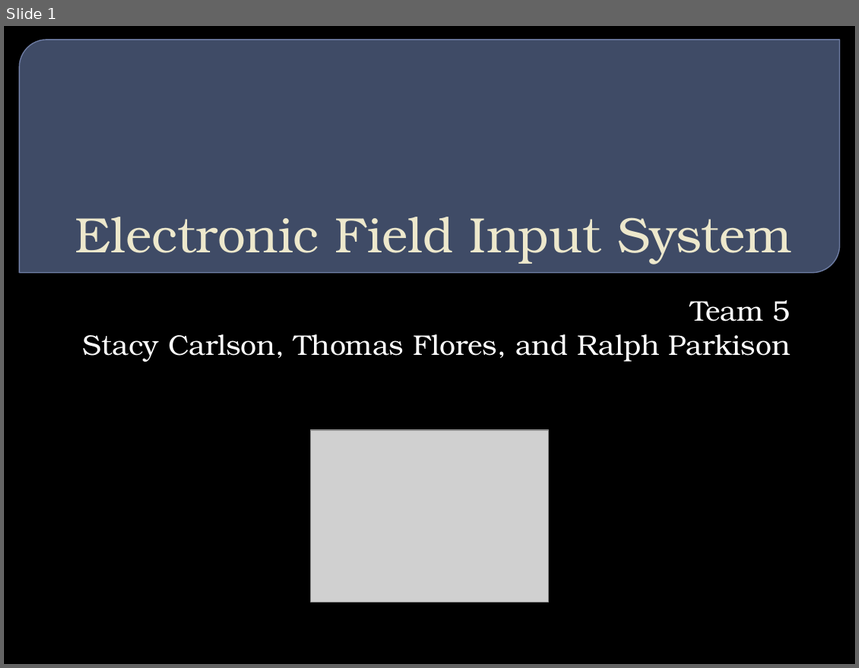
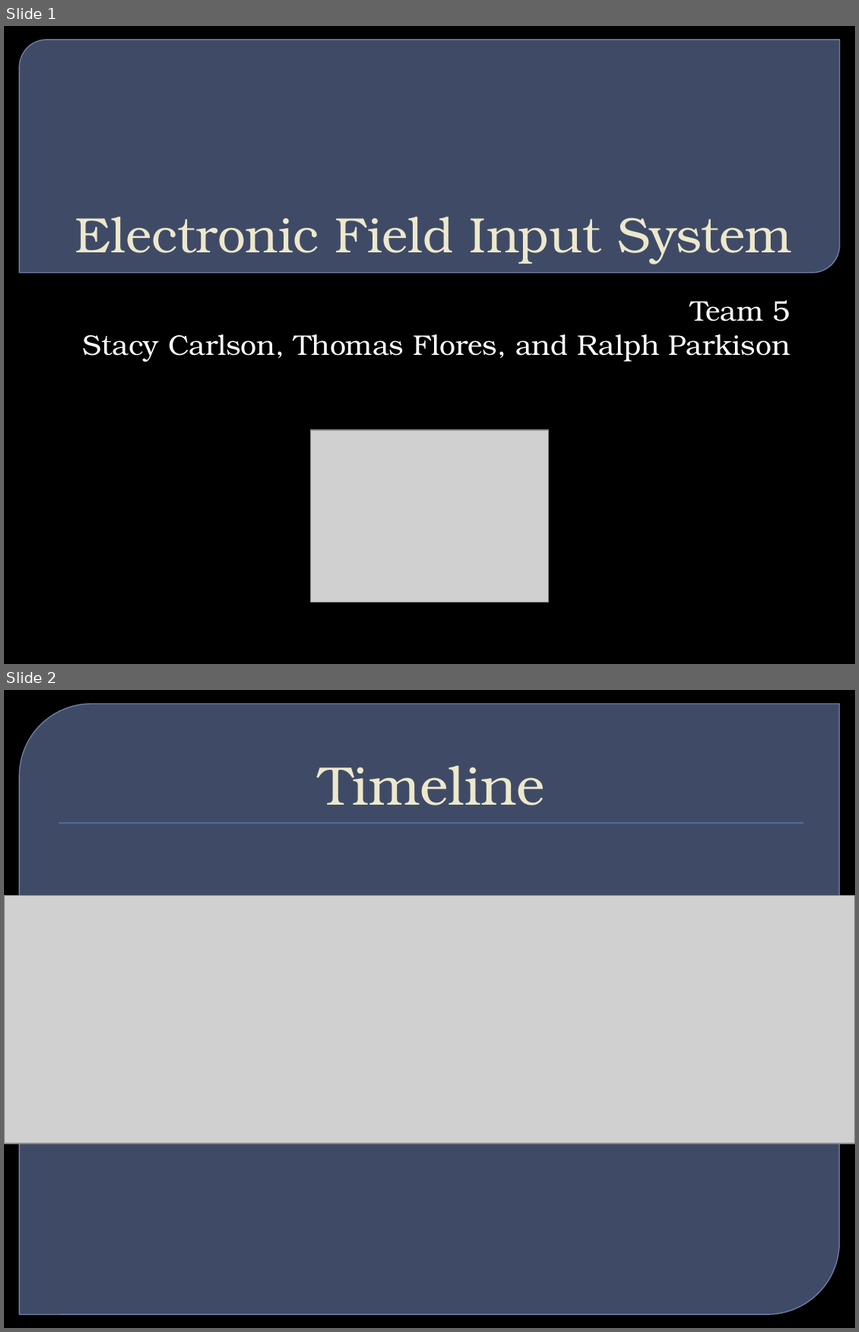
Before and after one commit to ameindygogirl/FishSeniorProject, a slide deck: Briefings/Briefing4.pptx. Shown one above the other, each under a label of ours: slide 1 before the commit, slides 1 and 2 after it. The pictures are 859x668 and 859x1332 pixels, drawn with LibreOffice and Linux fonts; fonts in the diff are those of the drawing; grey boxes stand for pictures; background and template pictures are left out. Boxes give left, top, right and bottom in pixels: in the first picture for what was removed or moved away, otherwise in the second. Text is boxed around its words. In the diff, an @@ line names an element or a change of style, - is before the commit and + after.

Commit message:
Timeline/Distribution of Work
+Timeline on ppt
-People on timeline
+Distribution of work, people and SRS numbers

```diff
--- a/Briefings/Briefing4.pptx
+++ b/Briefings/Briefing4.pptx
@@ slide 2 added at [4,690,855,1328], background picture (left out) @@
@@ round diag rect added at [19,704,840,1315], fill #63759D at 65% opacity, outline #7989B3 0.87 pt @@
@@ title added at [319,765,545,806], 46 pt, text #EDE8CE @@
+Timeline
@@ rectangle added at [59,823,804,824], fill #4F81BD @@
@@ picture added at [4,896,855,1144] @@
```
Also in this commit, not shown: 4 other files.
